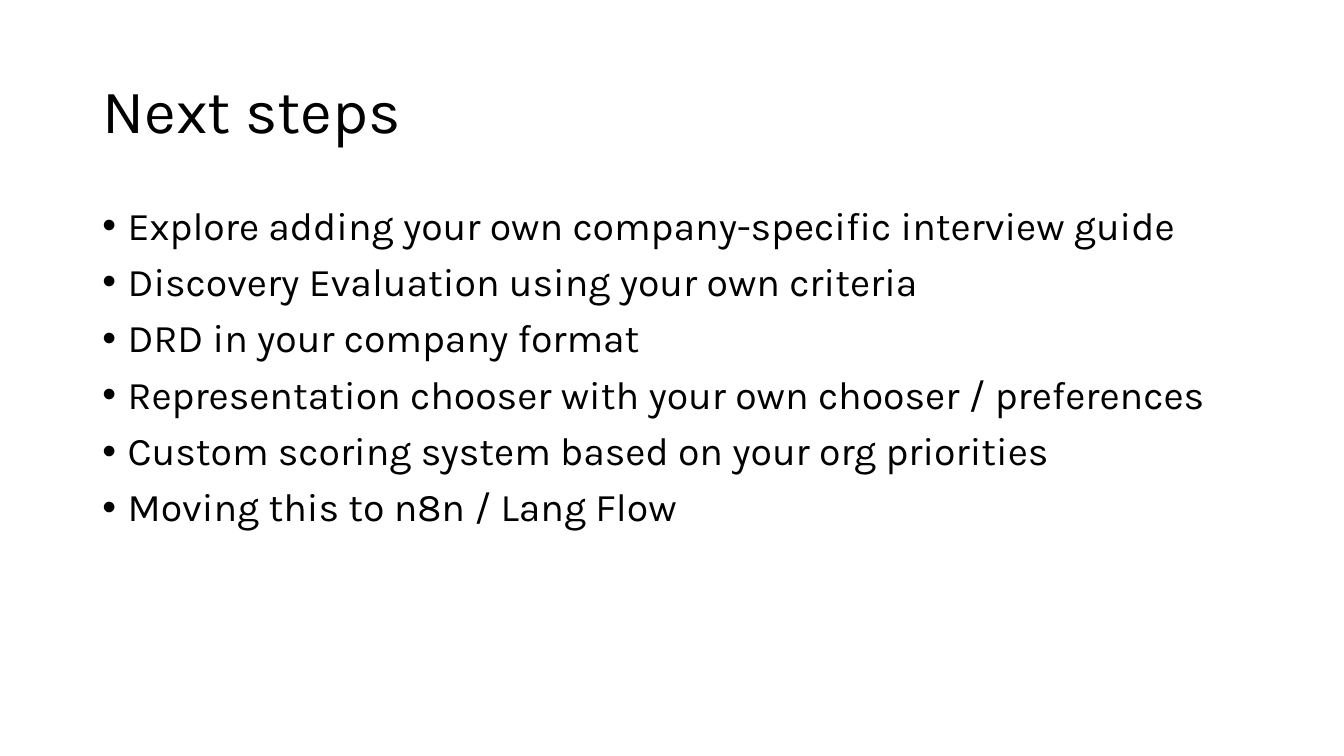
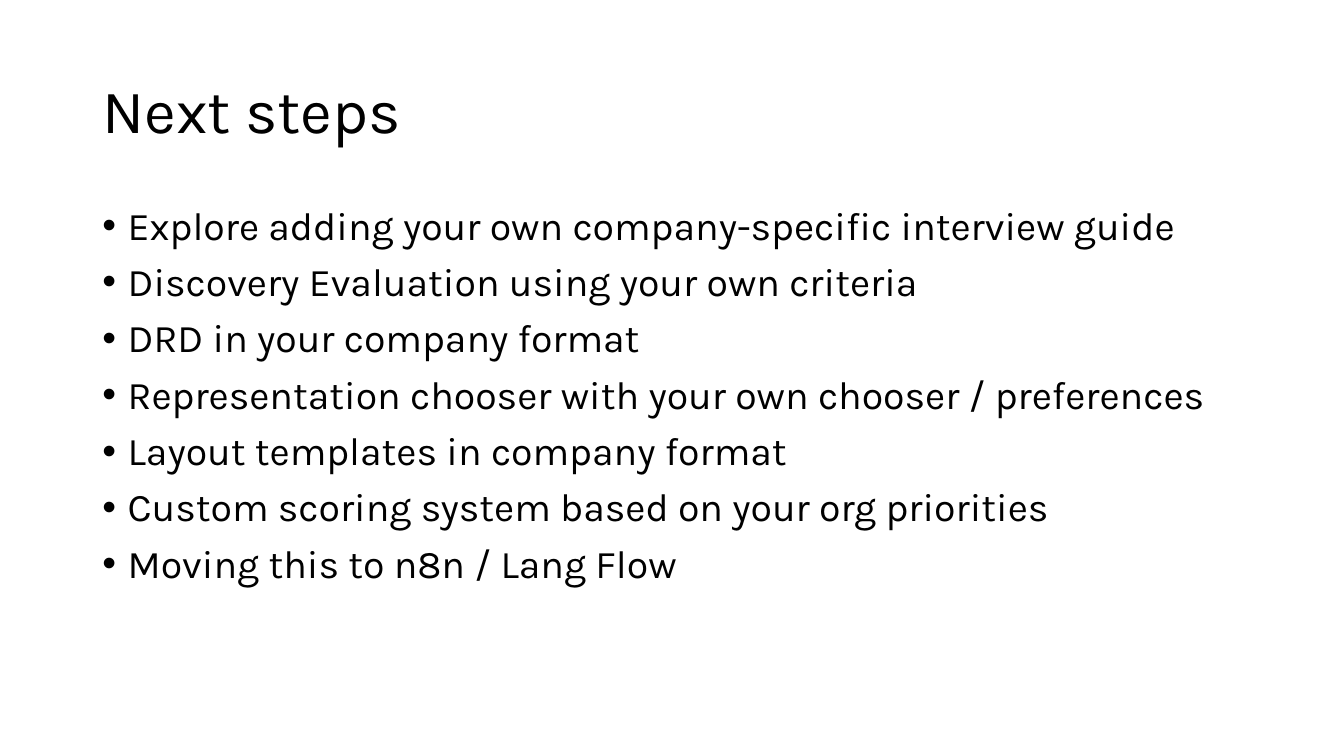
Before and after one commit to vikramnayak-com/lean-bi, a slide deck: slide 33 of Wireframing_Lean_BI_using_AI.pptx (slide 31 before the commit). Drawn at 1344x756 pixels with LibreOffice and Linux fonts; fonts in the diff are those of the drawing. Boxes give left, top, right and bottom in pixels: in the first picture for what was removed or moved away, otherwise in the second. Text is boxed around its words. In the diff, an @@ line names an element or a change of style, - is before the commit and + after.

```diff
--- a/Wireframing_Lean_BI_using_AI.pptx
+++ b/Wireframing_Lean_BI_using_AI.pptx
@@ text at box(128, 438, 787, 475): paragraph added @@
+• Layout templates in company format
```
Also in this commit, not shown: 9 other slides changed, 2 slides added, 1 slide removed.
